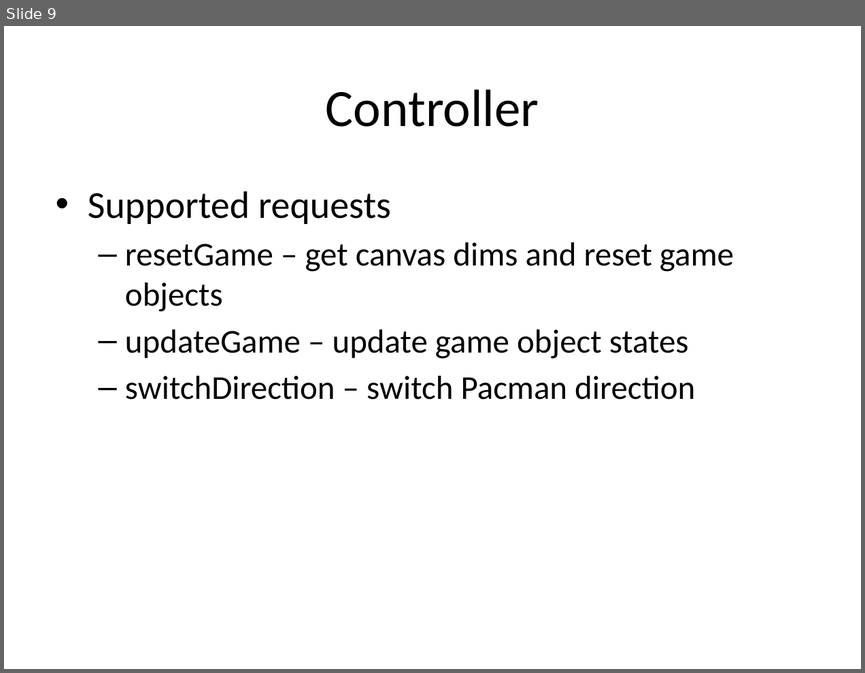
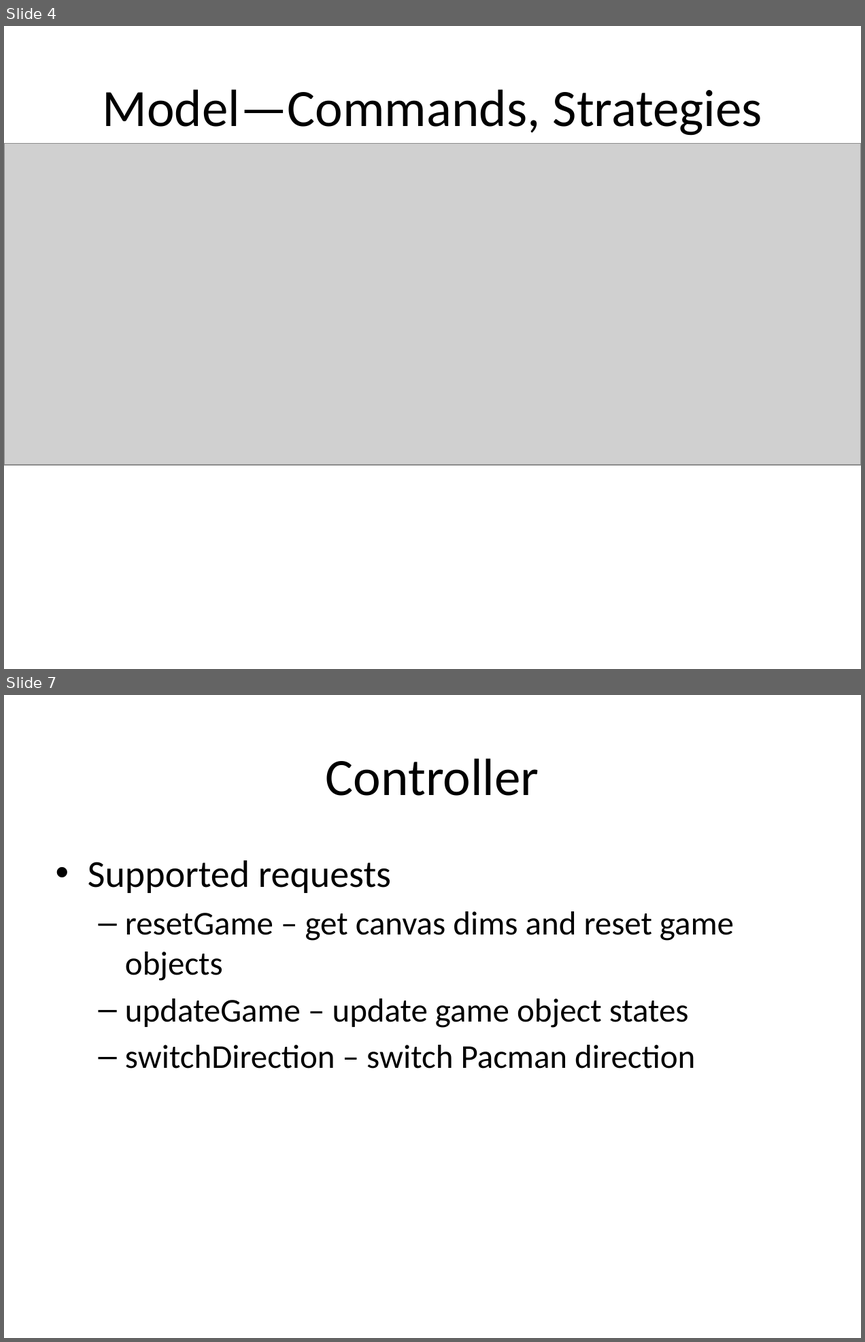
Before and after one commit to 11manu96/comp504-H7, a slide deck: src/main/resources/hw7_presentation.pptx. Shown one above the other, each under a label of ours: slide 9 before the commit, slides 4 and 7 after it; the slides between them are not shown. The pictures are 865x673 and 865x1342 pixels, drawn with LibreOffice and Linux fonts; fonts in the diff are those of the drawing; grey boxes stand for pictures. Boxes give left, top, right and bottom in pixels: in the first picture for what was removed or moved away, otherwise in the second. Text is boxed around its words. In the diff, an @@ line names an element or a change of style, - is before the commit and + after.

```diff
--- a/src/main/resources/hw7_presentation.pptx
+++ b/src/main/resources/hw7_presentation.pptx
@@ slide 4 added at <box>4,26,861,669</box>, background #FFFFFF @@
@@ title added at <box>103,89,762,135</box>, 44 pt, text #000000 @@
+Model—Commands, Strategies
@@ picture added at <box>4,144,861,465</box> @@
@@ what was slide 9 is now slide 7 @@
```
Also in this commit, not shown: 6 slides changed, 3 other slides added, 19 other files.
